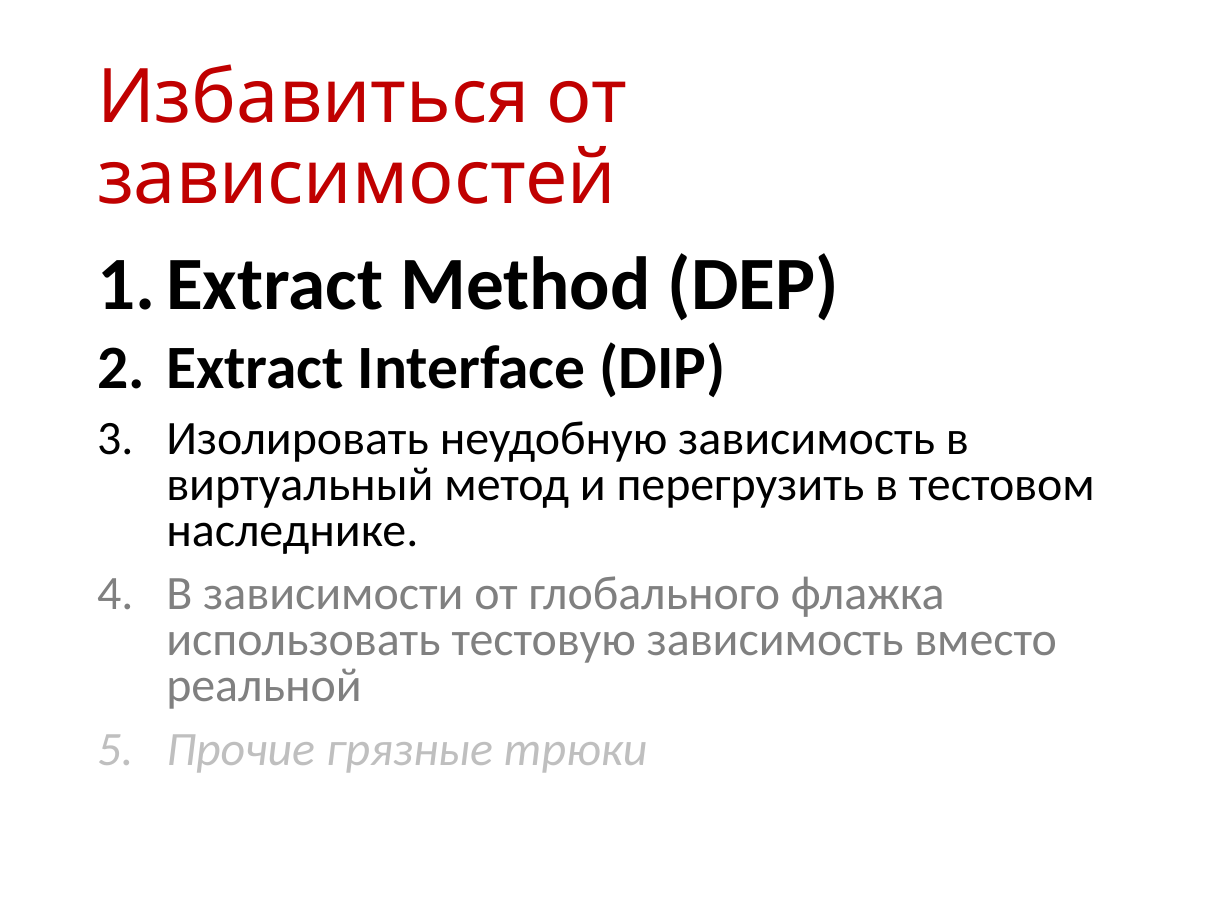
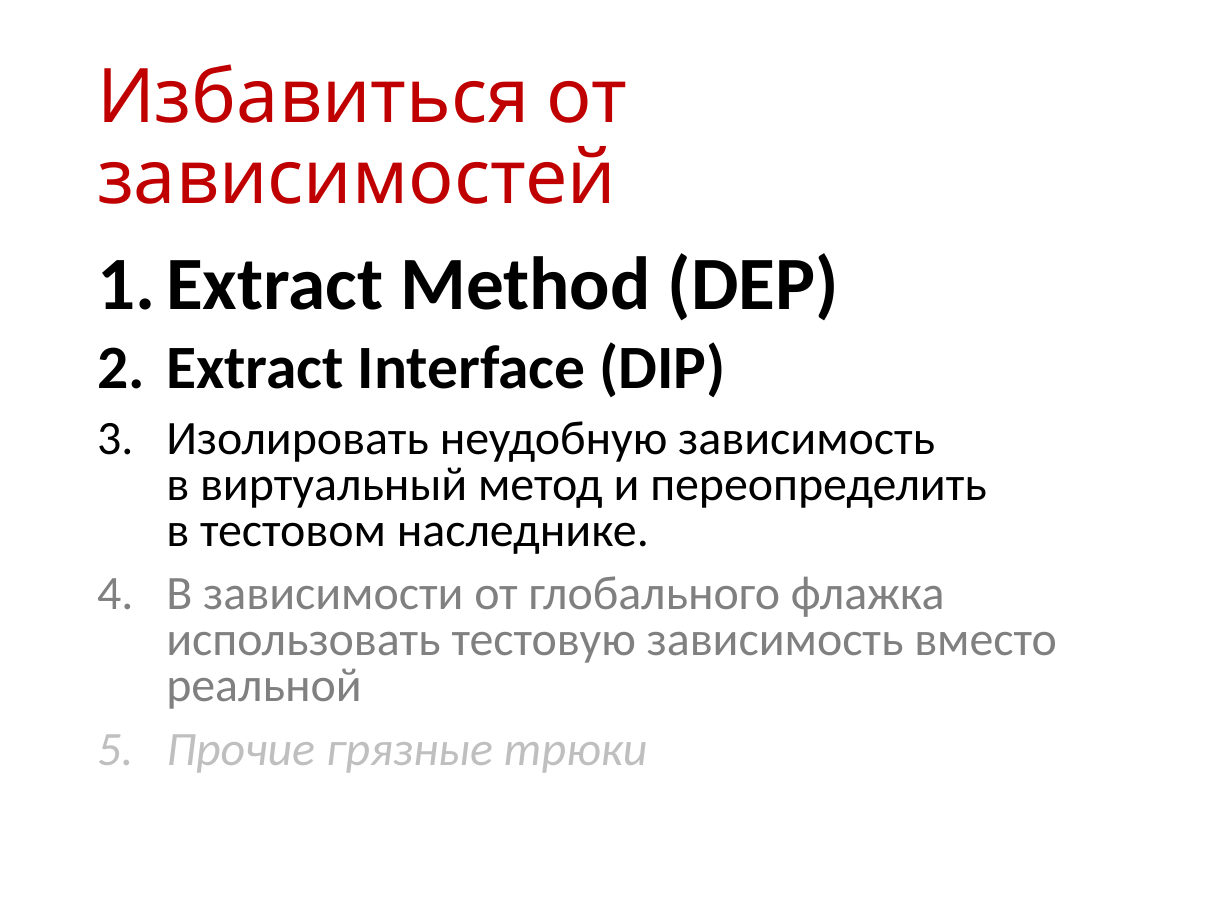
Before and after one commit to valertron/design, a slide deck: slide 17 of Legacy.pptx. Drawn at 1232x924 pixels with LibreOffice and Linux fonts; fonts in the diff are those of the drawing. Boxes give left, top, right and bottom in pixels: in the first picture for what was removed or moved away, otherwise in the second. Text is boxed around its words. In the diff, an @@ line names an element or a change of style, - is before the commit and + after.

```diff
--- a/Legacy.pptx
+++ b/Legacy.pptx
@@ text at [166,421,987,554]: text changed @@
-3. Изолировать неудобную зависимость в виртуальный метод и перегрузить в тестовом наследнике.
+3. Изолировать неудобную зависимость
+   в виртуальный метод и переопределить
+   в тестовом наследнике.
```
Also in this commit, not shown: 1 other slide changed.
